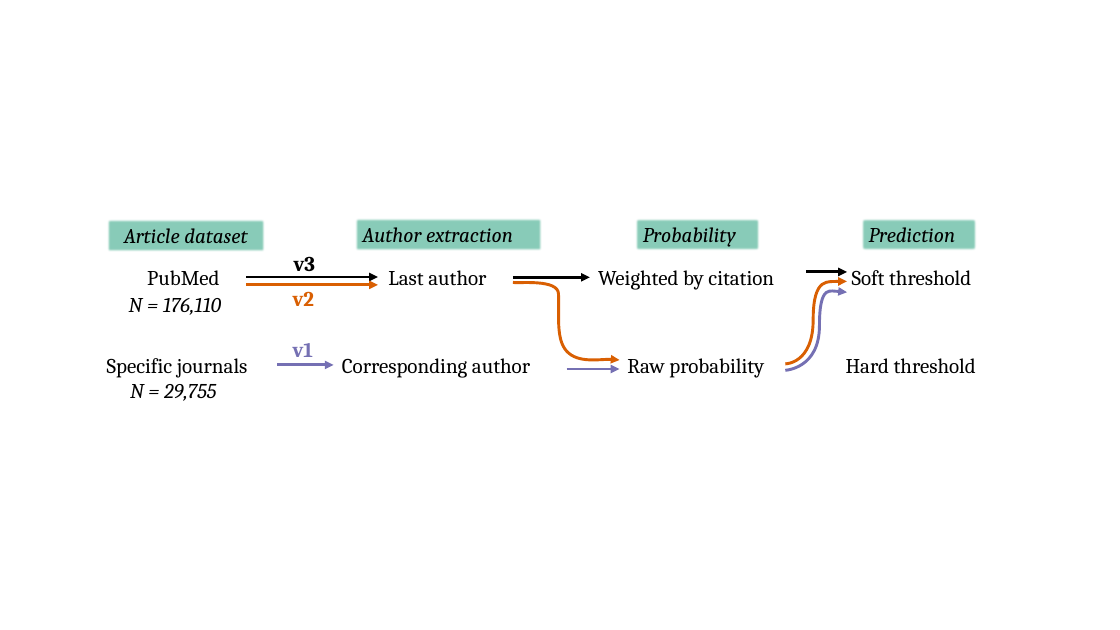
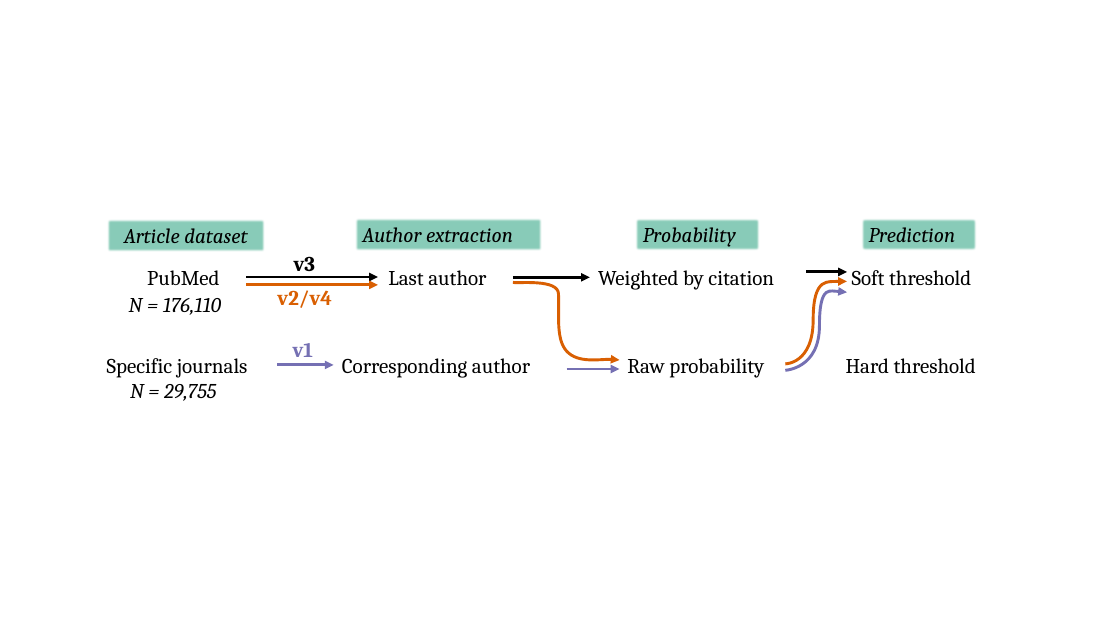
Before and after one commit to greenelab/iscb-diversity, a slide deck: slide 1 of figs/versions.pptx. Drawn at 1120x630 pixels with LibreOffice and Linux fonts; fonts in the diff are those of the drawing. Boxes give left, top, right and bottom in pixels: in the first picture for what was removed or moved away, otherwise in the second. Text is boxed around its words. In the diff, an @@ line names an element or a change of style, - is before the commit and + after.

```diff
--- a/figs/versions.pptx
+++ b/figs/versions.pptx
@@ text at bbox=[277, 285, 332, 308]: text changed @@
-v2
+v2/v4
```
Also in this commit, not shown: 23 other files.
